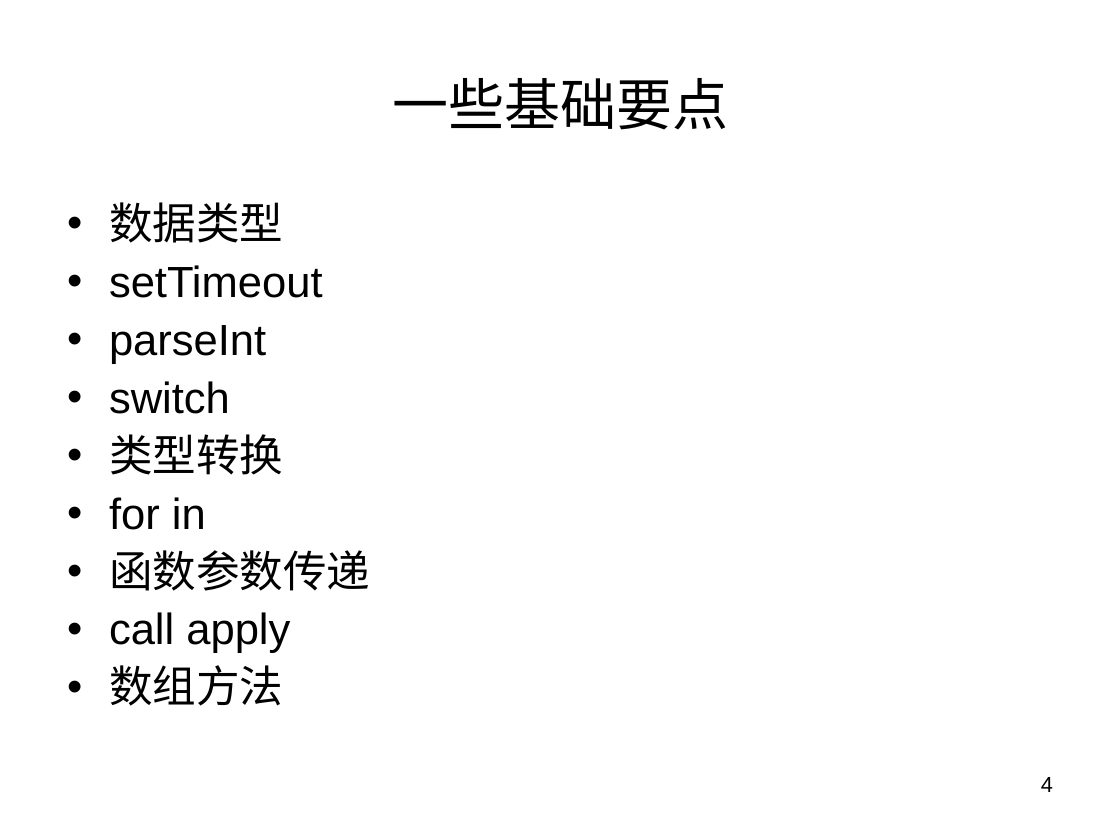
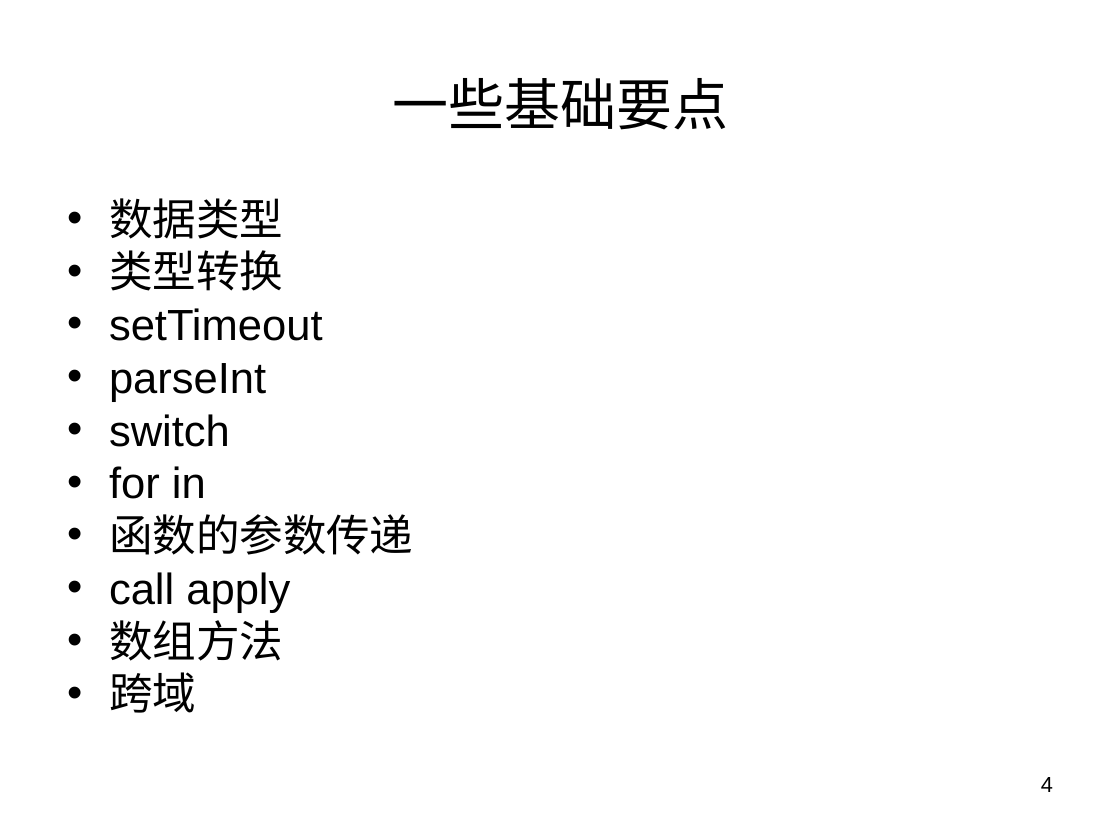
Before and after one commit to panxuepeng/javascript, a slide deck: slide 4 of ppt/第二天课程.ppt. Drawn at 1120x840 pixels with LibreOffice and Linux fonts; fonts in the diff are those of the drawing. Boxes give left, top, right and bottom in pixels: in the first picture for what was removed or moved away, otherwise in the second. Text is boxed around its words. In the diff, an @@ line names an element or a change of style, - is before the commit and + after.

```diff
--- a/ppt/第二天课程.ppt
+++ b/ppt/第二天课程.ppt
@@ text at [109, 198, 323, 661]: line spacing 0.9 to 0.8 @@
@@ text at [109, 250, 283, 291]: paragraph added @@
+• 类型转换
@@ text at [109, 434, 283, 475]: paragraph removed @@
-• 类型转换
@@ text at [109, 514, 414, 555]: text changed @@
-• 函数参数传递
+• 函数的参数传递
@@ text at [109, 672, 196, 713]: paragraph added @@
+• 跨域
```
Also in this commit, not shown: 31 other slides changed, 23 slides added, 5 slides removed, 8 other files.
